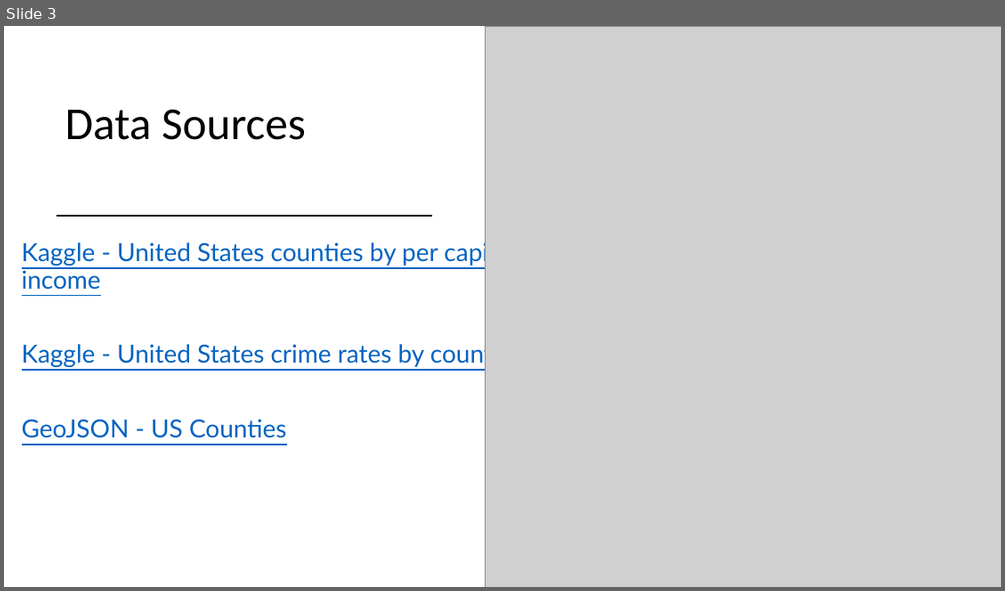
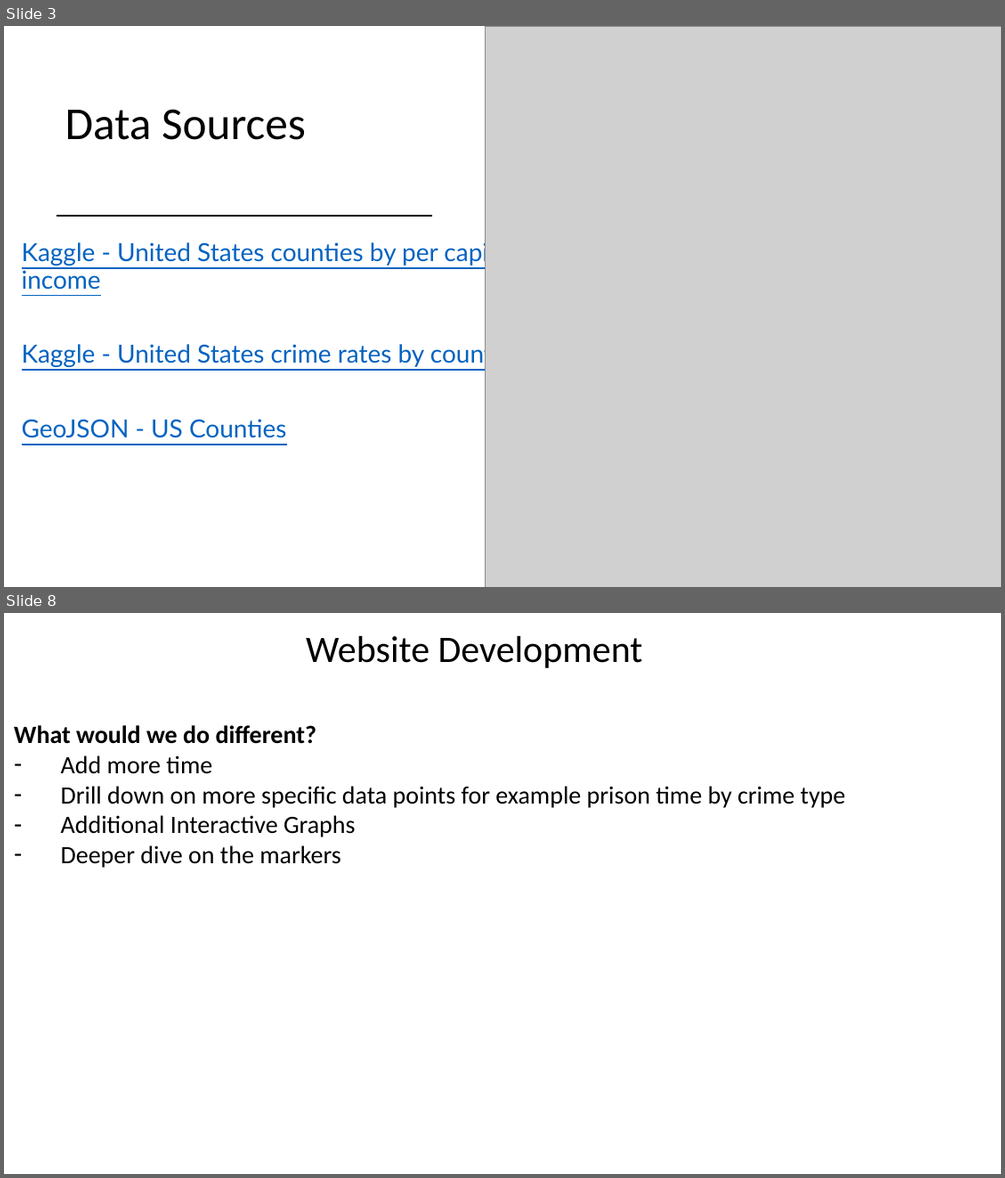
Before and after one commit to mattapallisravya/Web_visualizations_Project3, a slide deck: Chris/Crime Rate per Capita Income.pptx. Shown one above the other, each under a label of ours: slide 3 before the commit, slides 3 and 8 after it; the slides between them are not shown. The pictures are 1005x591 and 1005x1178 pixels, drawn with LibreOffice and Linux fonts; fonts in the diff are those of the drawing; grey boxes stand for pictures. Boxes give left, top, right and bottom in pixels: in the first picture for what was removed or moved away, otherwise in the second. Text is boxed around its words. In the diff, an @@ line names an element or a change of style, - is before the commit and + after.

```diff
--- a/Chris/Crime Rate per Capita Income.pptx
+++ b/Chris/Crime Rate per Capita Income.pptx
@@ slide 8 added at bbox=[4, 613, 1001, 1174], background #FFFFFF @@
@@ text added at bbox=[306, 636, 643, 668], 36 pt, text #000000 @@
+Website Development
@@ text added at bbox=[14, 725, 846, 868], 24 pt, text #000000 @@
+What would we do different?
+– Add more time
+– Drill down on more specific data points for example prison time by crime type
+– Additional Interactive Graphs
+– Deeper dive on the markers
```
Also in this commit, not shown: 3 slides changed, 3 other slides added, 2 slides removed, 27 other files.
